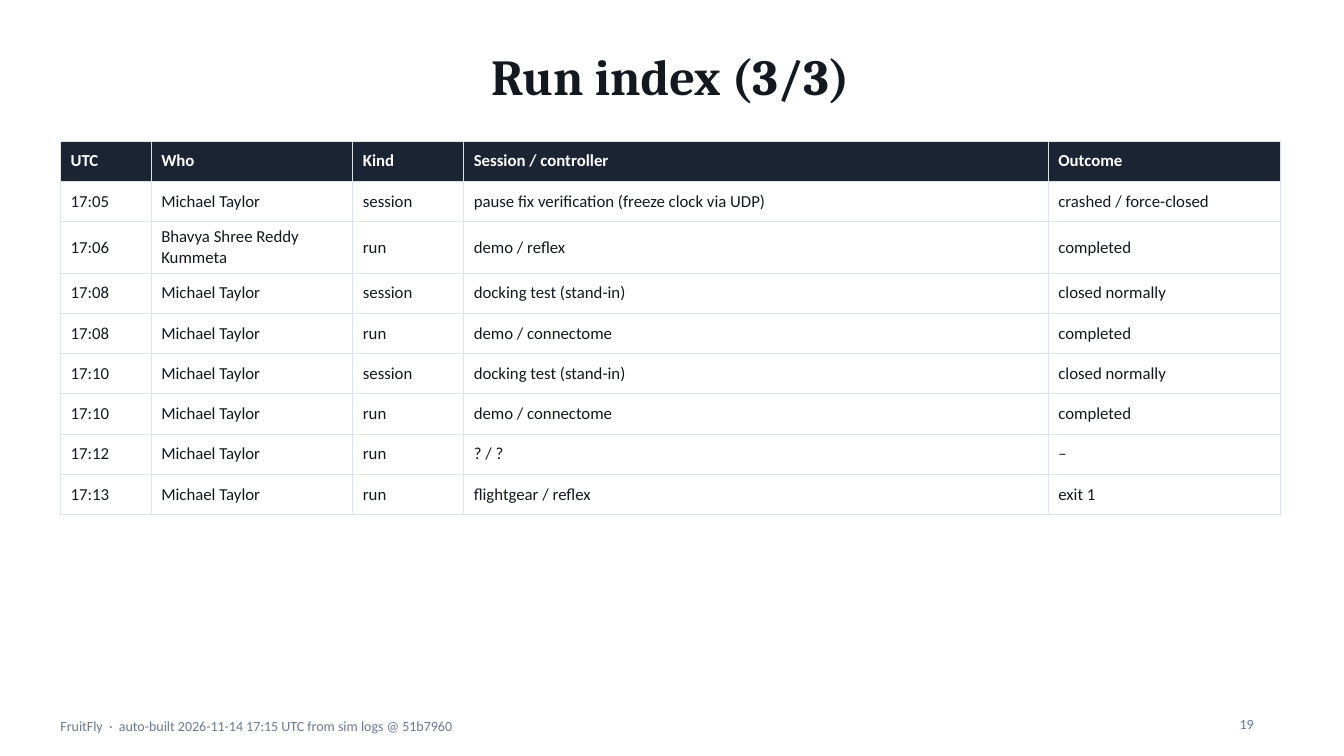
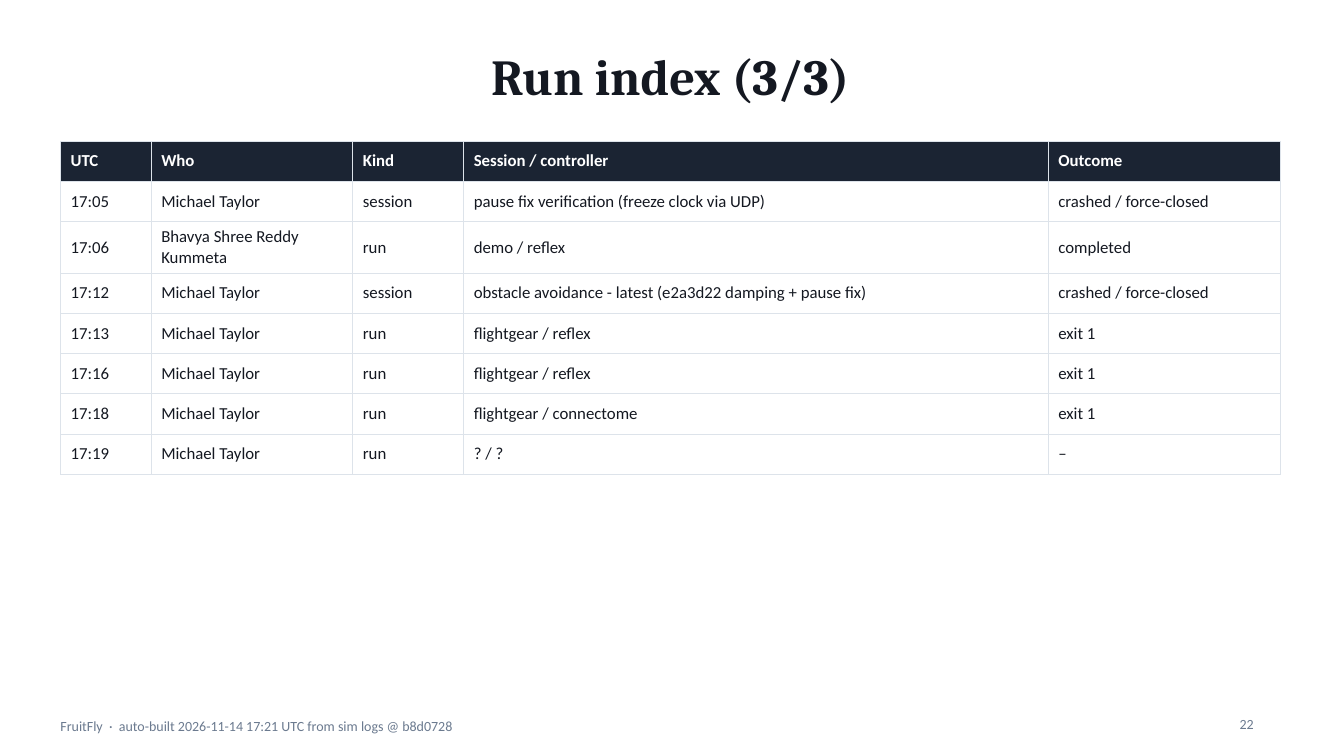
Before and after one commit to bhavyakummeta-a11y/FruitFly, a slide deck: slide 22 of deck/FruitFly_Progress.pptx (slide 19 before the commit). Drawn at 1344x756 pixels with LibreOffice and Linux fonts; fonts in the diff are those of the drawing. Boxes give left, top, right and bottom in pixels: in the first picture for what was removed or moved away, otherwise in the second. Text is boxed around its words. In the diff, an @@ line names an element or a change of style, - is before the commit and + after.

```diff
--- a/deck/FruitFly_Progress.pptx
+++ b/deck/FruitFly_Progress.pptx
@@ table at (60,141,1280,466) @@
-row 4: 17:08 | Michael Taylor | session | docking test (stand-in) | closed normally
-row 5: 17:08 | Michael Taylor | run | demo / connectome | completed
-row 6: 17:10 | Michael Taylor | session | docking test (stand-in) | closed normally
-row 7: 17:10 | Michael Taylor | run | demo / connectome | completed
-row 8: 17:12 | Michael Taylor | run | ? / ? | –
+row 4: 17:12 | Michael Taylor | session | obstacle avoidance - latest (e2a3d22 damping + pause fix) | crashed / force-closed
+row 6: 17:16 | Michael Taylor | run | flightgear / reflex | exit 1
+row 7: 17:18 | Michael Taylor | run | flightgear / connectome | exit 1
+row 8: 17:19 | Michael Taylor | run | ? / ? | –
@@ text at (60,721,452,734): text changed @@
-FruitFly · auto-built 2026-11-14 17:15 UTC from sim logs @ 51b7960
+FruitFly · auto-built 2026-11-14 17:21 UTC from sim logs @ b8d0728
@@ page number at (1240,720,1254,729): text changed @@
-19
+22
```
Also in this commit, not shown: 18 other slides changed, 3 slides added, 2 other files.
